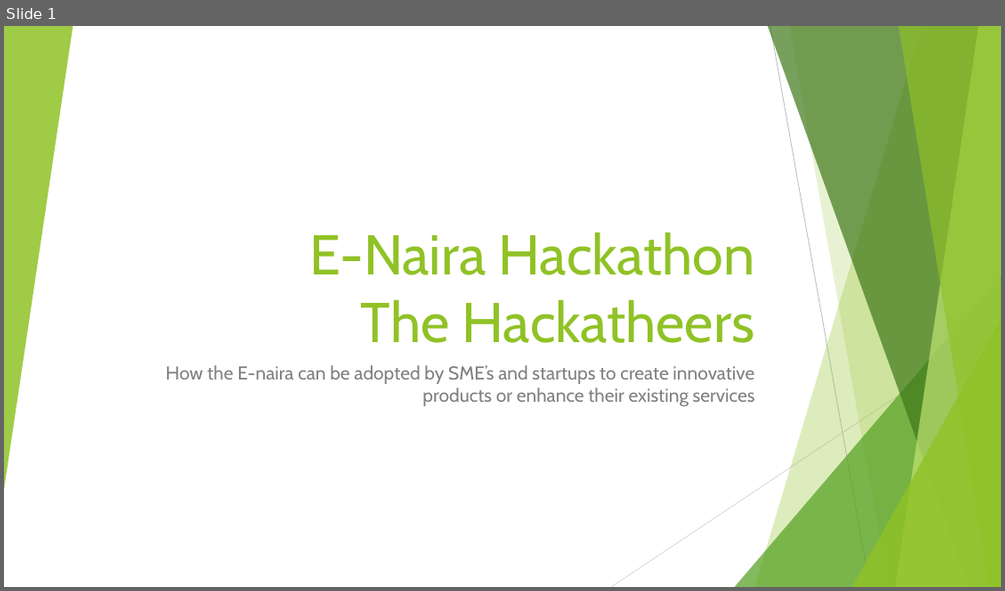
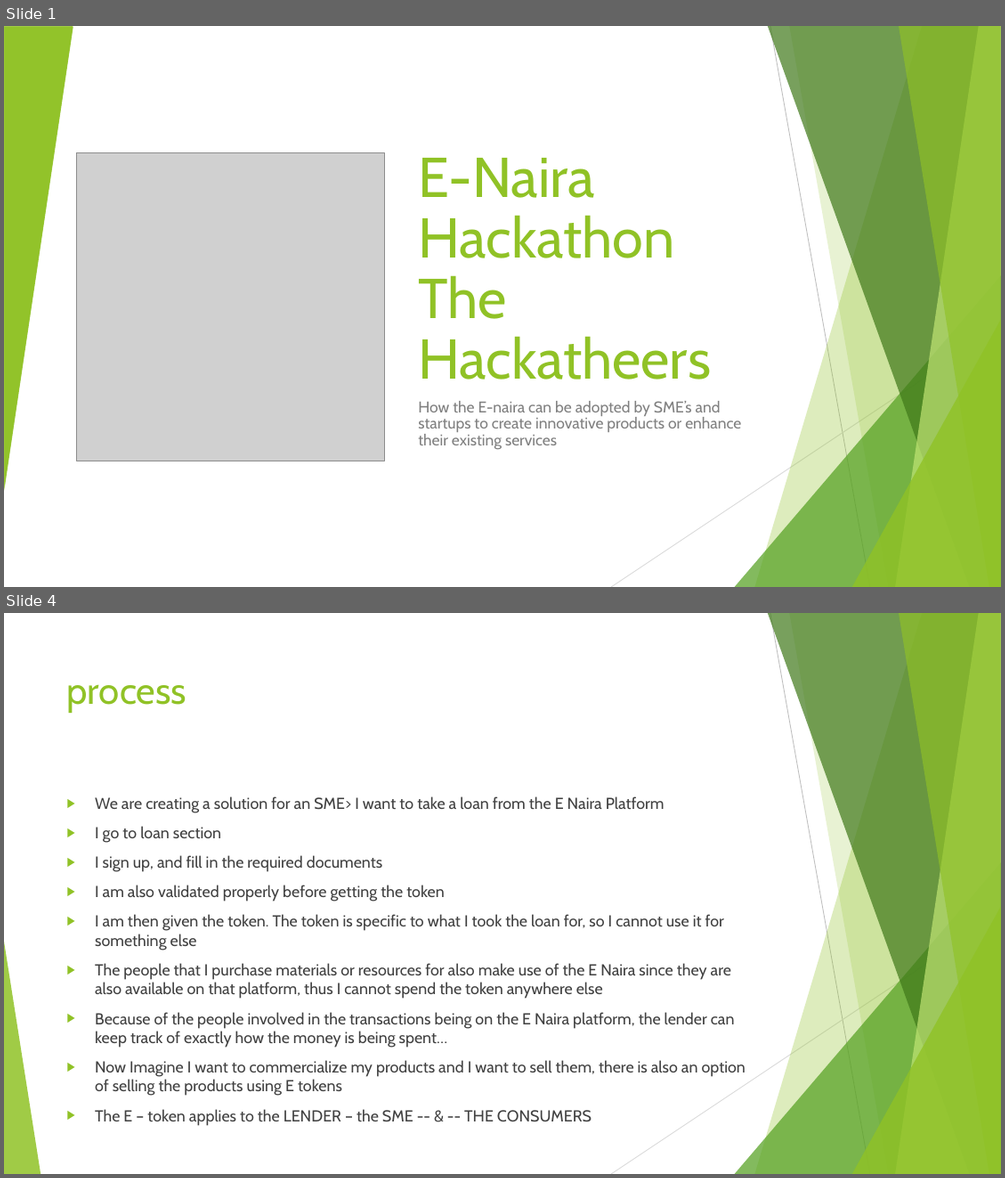
Before and after one commit to Ezecollins34/The-Hackatheers, a slide deck: E-Naira Hackathon.pptx. Shown one above the other, each under a label of ours: slide 1 before the commit, slides 1 and 4 after it; the slides between them are not shown. The pictures are 1005x591 and 1005x1178 pixels, drawn with LibreOffice and Linux fonts; fonts in the diff are those of the drawing; grey boxes stand for pictures. Boxes give left, top, right and bottom in pixels: in the first picture for what was removed or moved away, otherwise in the second. Text is boxed around its words. In the diff, an @@ line names an element or a change of style, - is before the commit and + after.

```diff
--- a/E-Naira Hackathon.pptx
+++ b/E-Naira Hackathon.pptx
@@ slide 4 added at <box>4,613,1001,1174</box>, background #FFFFFF; not listed: 9 template elements that a slide beside it also shows @@
@@ title added at <box>67,684,186,713</box>, 36 pt, text #90C226 @@
+process
@@ text added at <box>95,796,745,1095</box>, 15.3 pt, text #404040 @@
+▶ We are creating a solution for an SME> I want to take a loan from the E Naira Platform
+▶ I go to loan section
+▶ I sign up, and fill in the required documents
+▶ I am also validated properly before getting the token
+▶ I am then given the token. The token is specific to what I took the loan for, so I cannot use it for something else
+▶ The people that I purchase materials or resources for also make use of the E Naira since they are also available on that platform, thus I cannot spend the token anywhere else
+▶ Because of the people involved in the transactions being on the E Naira platform, the lender can keep track of exactly how the money is being spent…
+▶ Now Imagine I want to commercialize my products and I want to sell them, there is also an option of selling the products using E tokens
+▶ The E – token applies to the LENDER – the SME -- & -- THE CONSUMERS
@@ triangle added at <box>4,941,40,1174</box>, fill #90C226 at 85% opacity @@
@@ slide 1 changed as well @@
@@ triangle added at <box>4,27,73,491</box>, fill #90C226 at 85% opacity @@
@@ title "E-Naira Hackathon The Hackatheers": place and size @@
-title "E-Naira Hackathon The Hackatheers" at <box>309,232,755,343</box>
+title "E-Naira Hackathon The Hackatheers" at <box>418,158,711,379</box>
@@ title "E-Naira Hackathon The Hackatheers" at <box>418,158,711,379</box>: alignment right to left; line spacing 1 to 0.9 @@
@@ picture added at <box>77,153,385,461</box> @@
@@ subtitle "How the E-naira can be ...": place and size @@
-subtitle "How the E-naira can be ..." at <box>166,365,755,406</box>
+subtitle "How the E-naira can be ..." at <box>418,401,741,450</box>
@@ subtitle "How the E-naira can be ..." at <box>418,401,741,450</box>: size 18 to 15 pt; alignment right to left; line spacing 1 to 0.9 @@
```
Also in this commit, not shown: 3 other slides added.
